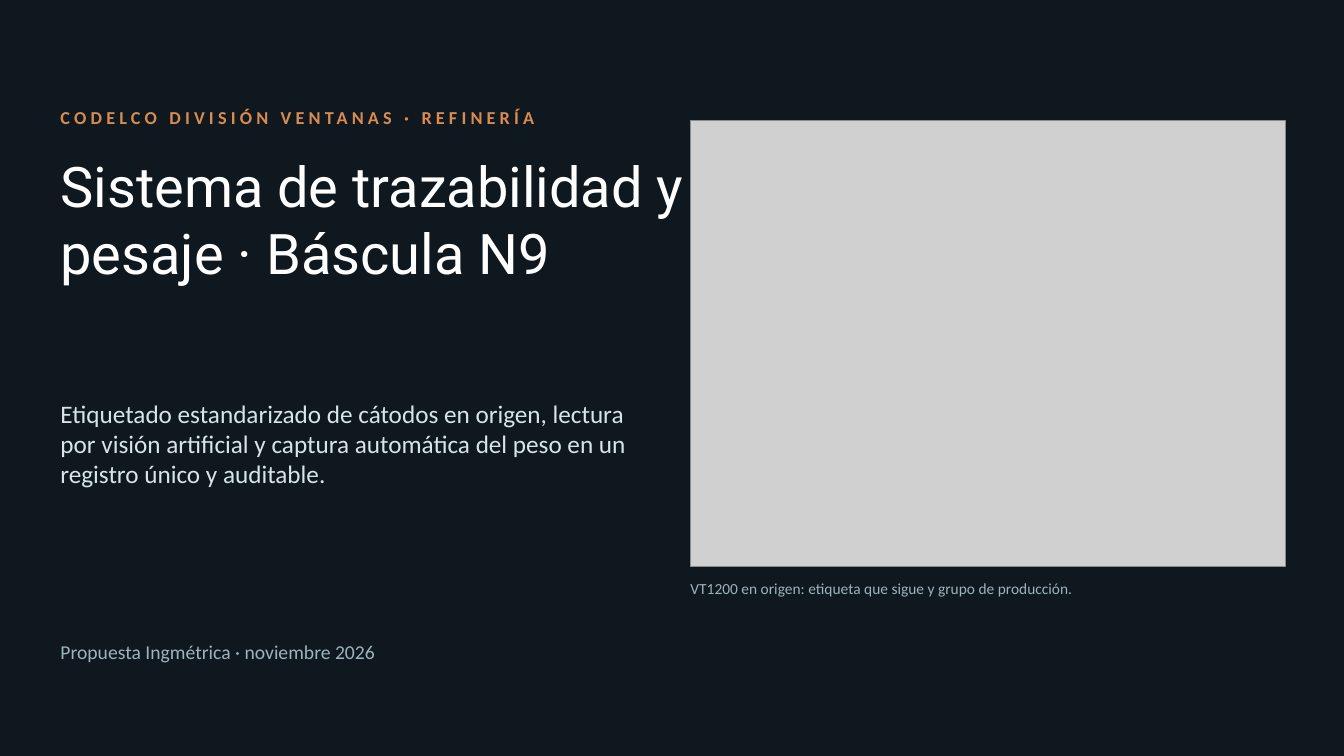
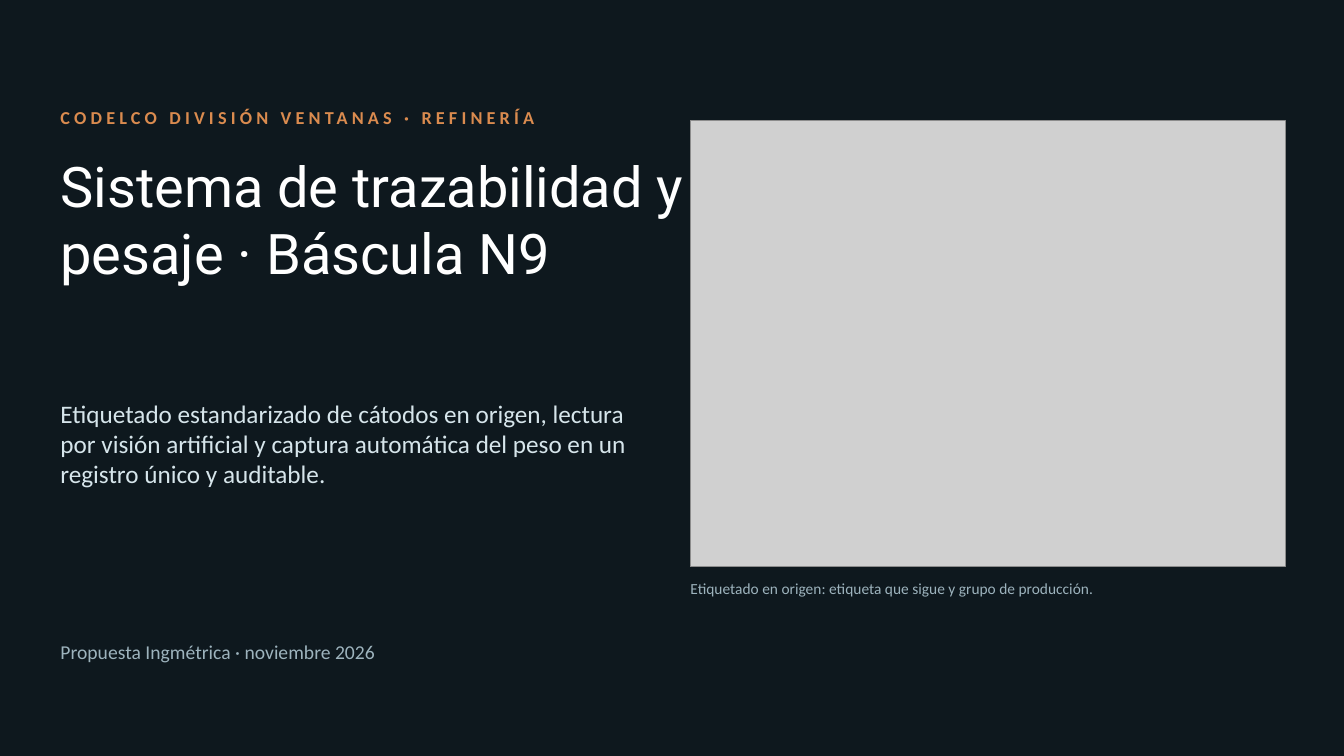
Before and after one commit to BortegaING/Codelco-Proyecto, a slide deck: slide 1 of presentacion/Bascula-N9-Ventanas.pptx. Drawn at 1344x756 pixels with LibreOffice and Linux fonts; fonts in the diff are those of the drawing; grey boxes stand for pictures. Boxes give left, top, right and bottom in pixels: in the first picture for what was removed or moved away, otherwise in the second. Text is boxed around its words. In the diff, an @@ line names an element or a change of style, - is before the commit and + after.

```diff
--- a/presentacion/Bascula-N9-Ventanas.pptx
+++ b/presentacion/Bascula-N9-Ventanas.pptx
@@ text at [690, 583, 1093, 597]: text changed @@
-VT1200 en origen: etiqueta que sigue y grupo de producción.
+Etiquetado en origen: etiqueta que sigue y grupo de producción.
```
Also in this commit, not shown: 5 other slides changed, 1 other file.
